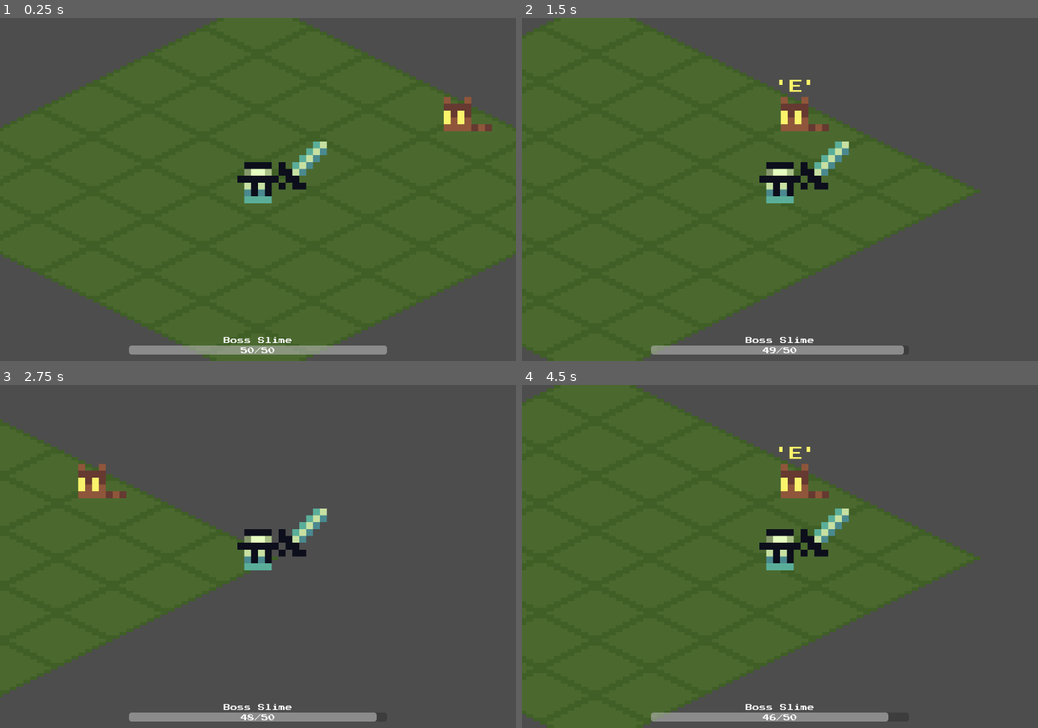
Above: before the commit, frames 1-4 (two rows, left to right).
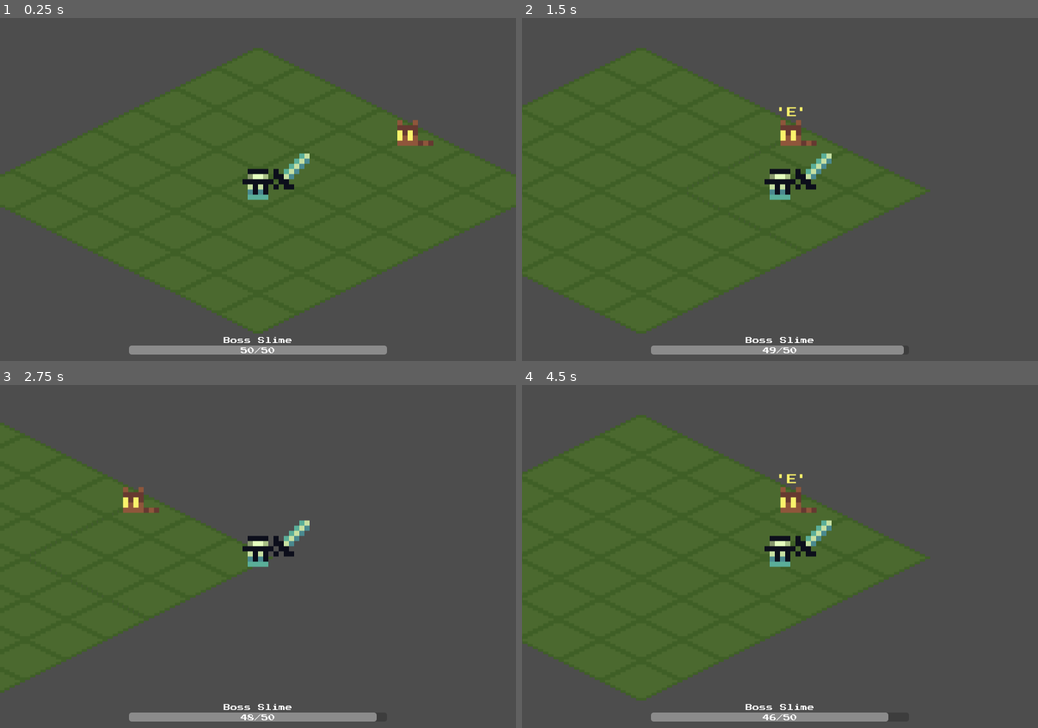
Above: after the commit, the same moments.

Repository: skyegrey/youtube-game
Game: Godot game, scene res://Scenes/main.tscn
The game is run twice, just before and just after one commit, with the same random seed, the same clock (stepped at 60 frames per second) and the same inputs.
Inputs (mouse positions are in pixels of both pictures, inside the frame that each line leads up to):
- Up to frame 1 (0.25 s): no input
- Up to frame 2 (1.5 s): tap Enter at 0.5 s; move the mouse to (893, 172) at 0.52 s; hold Right (ui_right) 0.53-1.25 s; click (893, 172) at 0.67 s; drag from (676, 206) to (800, 117) at 1.27 s
- Up to frame 3 (2.75 s): tap Space at 2 s; move the mouse to (309, 481) at 2.02 s; hold Right (ui_right) from 2.03 s (still down)
- Up to frame 4 (4.5 s): release Right (ui_right) at 2.75 s; drag from (754, 625) to (625, 505) at 2.77 s; tap Enter at 3.5 s; move the mouse to (934, 607) at 3.52 s; hold Left (ui_left) 3.53-4.25 s; drag from (625, 505) to (702, 470) at 4.27 s

The runs differ from the first frame. In frame 1, 27% of the frame differs, in the area x 0-100%, y 0-100%; in frame 2, 18%; in frame 3, 2.6%; in frame 4, 18%.

Commit message:
Added real slime king sprite

Diff:
--- a/godot/Scenes/main.tscn
+++ b/godot/Scenes/main.tscn
@@ -11,9 +11,8 @@
 [ext_resource type="Texture2D" uid="uid://ch64oes5c8guc" path="res://Assets/Items/proximity-bananas-fedora.png" id="4_6bp64"]
 [ext_resource type="Texture2D" uid="uid://clv4ir2h1nr27" path="res://Assets/UI/modal-background.png" id="5_6bp64"]
 [ext_resource type="Script" uid="uid://bqj3ryl6tvutp" path="res://Scripts/ui.gd" id="5_344ge"]
-[ext_resource type="Texture2D" uid="uid://bncew2w151hbk" path="res://Assets/SlimeBoss/jump.png" id="5_b3802"]
+[ext_resource type="Texture2D" uid="uid://bmvyq7r2yp3po" path="res://Assets/SlimeBoss/sprite-sheet-full.png" id="5_b3802"]
 [ext_resource type="Texture2D" uid="uid://bgkv2ibpodqlb" path="res://Assets/UI/grey_panel.png" id="5_kry3j"]
-[ext_resource type="Texture2D" uid="uid://xf7ohegfn540" path="res://Assets/SlimeBoss/stunned.png" id="6_fevyy"]
 [ext_resource type="AudioStream" uid="uid://bkk6r8swua1dq" path="res://Assets/sfx/UI Button 1.mp3" id="6_jkdf5"]
 [ext_resource type="Script" uid="uid://be0qyan071tri" path="res://Scripts/inventory_control.gd" id="7_ynf5e"]
 [ext_resource type="Texture2D" uid="uid://bq5eo010b34jk" path="res://Assets/character-sprite.png" id="10_d1ilt"]
@@ -31,73 +30,69 @@
 tile_size = Vector2i(32, 16)
 sources/1 = SubResource("TileSetAtlasSource_0xm2m")
 
+[sub_resource type="CircleShape2D" id="CircleShape2D_6iyac"]
+radius = 40.0
+
+[sub_resource type="AudioStreamRandomizer" id="AudioStreamRandomizer_wsu2k"]
+random_pitch = 1.5
+streams_count = 1
+stream_0/stream = ExtResource("6_jkdf5")
+
 [sub_resource type="AtlasTexture" id="AtlasTexture_k12tt"]
 atlas = ExtResource("3_wsu2k")
 region = Rect2(0, 0, 32, 32)
 
 [sub_resource type="AtlasTexture" id="AtlasTexture_fevyy"]
 atlas = ExtResource("5_b3802")
-region = Rect2(0, 0, 32, 48)
+region = Rect2(0, 0, 32, 64)
 
 [sub_resource type="AtlasTexture" id="AtlasTexture_hibaj"]
 atlas = ExtResource("5_b3802")
-region = Rect2(32, 0, 32, 48)
+region = Rect2(32, 0, 32, 64)
 
 [sub_resource type="AtlasTexture" id="AtlasTexture_pdsj5"]
 atlas = ExtResource("5_b3802")
-region = Rect2(64, 0, 32, 48)
+region = Rect2(64, 0, 32, 64)
 
 [sub_resource type="AtlasTexture" id="AtlasTexture_ee4r6"]
 atlas = ExtResource("5_b3802")
-region = Rect2(96, 0, 32, 48)
+region = Rect2(96, 0, 32, 64)
 
 [sub_resource type="AtlasTexture" id="AtlasTexture_gt3je"]
 atlas = ExtResource("5_b3802")
-region = Rect2(128, 0, 32, 48)
+region = Rect2(128, 0, 32, 64)
 
 [sub_resource type="AtlasTexture" id="AtlasTexture_3pmx8"]
 atlas = ExtResource("5_b3802")
-region = Rect2(160, 0, 32, 48)
+region = Rect2(160, 0, 32, 64)
 
 [sub_resource type="AtlasTexture" id="AtlasTexture_u50mg"]
 atlas = ExtResource("5_b3802")
-region = Rect2(192, 0, 32, 48)
+region = Rect2(192, 0, 32, 64)
 
 [sub_resource type="AtlasTexture" id="AtlasTexture_cbgmd"]
 atlas = ExtResource("5_b3802")
-region = Rect2(224, 0, 32, 48)
+region = Rect2(224, 0, 32, 64)
 
 [sub_resource type="AtlasTexture" id="AtlasTexture_1w6v2"]
 atlas = ExtResource("5_b3802")
-region = Rect2(256, 0, 32, 48)
+region = Rect2(256, 0, 32, 64)
 
 [sub_resource type="AtlasTexture" id="AtlasTexture_ueoa1"]
 atlas = ExtResource("5_b3802")
-region = Rect2(288, 0, 32, 48)
+region = Rect2(288, 0, 32, 64)
 
 [sub_resource type="AtlasTexture" id="AtlasTexture_6vcvc"]
 atlas = ExtResource("5_b3802")
-region = Rect2(320, 0, 32, 48)
+region = Rect2(320, 0, 32, 64)
 
 [sub_resource type="AtlasTexture" id="AtlasTexture_7k868"]
 atlas = ExtResource("5_b3802")
-region = Rect2(352, 0, 32, 48)
+region = Rect2(352, 0, 32, 64)
 
 [sub_resource type="AtlasTexture" id="AtlasTexture_hpc6h"]
-atlas = ExtResource("6_fevyy")
-region = Rect2(0, 0, 32, 32)
-
-[sub_resource type="AtlasTexture" id="AtlasTexture_kltya"]
-atlas = ExtResource("6_fevyy")
-region = Rect2(32, 0, 32, 32)
-
-[sub_resource type="AtlasTexture" id="AtlasTexture_e08e2"]
-atlas = ExtResource("6_fevyy")
-region = Rect2(64, 0, 32, 32)
-
-[sub_resource type="AtlasTexture" id="AtlasTexture_neg2b"]
-atlas = ExtResource("6_fevyy")
-region = Rect2(96, 0, 32, 32)
+atlas = ExtResource("5_b3802")
+region = Rect2(384, 0, 32, 64)
 
 [sub_resource type="SpriteFrames" id="SpriteFrames_h1bgf"]
 animations = [{
@@ -136,45 +131,28 @@
 }, {
 "duration": 1.0,
 "texture": SubResource("AtlasTexture_1w6v2")
-}, {
-"duration": 1.0,
-"texture": SubResource("AtlasTexture_ueoa1")
-}, {
-"duration": 1.0,
-"texture": SubResource("AtlasTexture_6vcvc")
-}, {
-"duration": 1.0,
-"texture": SubResource("AtlasTexture_7k868")
 }],
 "loop": true,
 "name": &"moving",
-"speed": 5.0
+"speed": 9.0
 }, {
 "frames": [{
 "duration": 1.0,
+"texture": SubResource("AtlasTexture_ueoa1")
+}, {
+"duration": 1.0,
+"texture": SubResource("AtlasTexture_6vcvc")
+}, {
+"duration": 1.0,
+"texture": SubResource("AtlasTexture_7k868")
+}, {
+"duration": 1.0,
 "texture": SubResource("AtlasTexture_hpc6h")
-}, {
-"duration": 1.0,
-"texture": SubResource("AtlasTexture_kltya")
-}, {
-"duration": 1.0,
-"texture": SubResource("AtlasTexture_e08e2")
-}, {
-"duration": 1.0,
-"texture": SubResource("AtlasTexture_neg2b")
 }],
-"loop": true,
+"loop": false,
 "name": &"stuned",
-"speed": 5.0
+"speed": 9.0
 }]
-
-[sub_resource type="CircleShape2D" id="CircleShape2D_6iyac"]
-radius = 40.0
-
-[sub_resource type="AudioStreamRandomizer" id="AudioStreamRandomizer_wsu2k"]
-random_pitch = 1.5
-streams_count = 1
-stream_0/stream = ExtResource("6_jkdf5")
 
 [sub_resource type="CircleShape2D" id="CircleShape2D_fdnlq"]
 radius = 16.0
@@ -183,29 +161,17 @@
 
 [node name="Main" type="Node2D"]
 process_mode = 1
+y_sort_enabled = true
 
 [node name="Inventory" type="Node" parent="."]
 unique_name_in_owner = true
 script = ExtResource("1_d1ilt")
 
 [node name="TileMapLayer" type="TileMapLayer" parent="."]
+z_index = -1
 scale = Vector2(2, 2)
 tile_map_data = PackedByteArray("AAD+/wAAAQAAAAAAAAD+////AQAAAAAAAAD/////AQAAAAAAAAAAAP//AQAAAAAAAAAAAAAAAQAAAAAAAAAAAA …(704 unchanged characters)…
 tile_set = SubResource("TileSet_h2yge")
-
-[node name="SlimeBoss" type="Node2D" parent="."]
-position = Vector2(80, -183)
-script = ExtResource("3_k12tt")
-
-[node name="AnimatedSprite2D" type="AnimatedSprite2D" parent="SlimeBoss"]
-scale = Vector2(2, 2)
-sprite_frames = SubResource("SpriteFrames_h1bgf")
-animation = &"moving"
-autoplay = "stuned"
-metadata/_edit_lock_ = true
-
-[node name="Timer" type="Timer" parent="SlimeBoss"]
-autostart = true
 
 [node name="RaccoonNPC" type="Node2D" parent="."]
 position = Vector2(120, -42)
@@ -268,7 +234,26 @@
 [node name="AudioStreamPlayer2D" type="AudioStreamPlayer2D" parent="RaccoonNPC"]
 stream = SubResource("AudioStreamRandomizer_wsu2k")
 
+[node name="SlimeBoss" type="Node2D" parent="."]
+y_sort_enabled = true
+position = Vector2(80, -183)
+script = ExtResource("3_k12tt")
+
+[node name="AnimatedSprite2D" type="AnimatedSprite2D" parent="SlimeBoss"]
+scale = Vector2(4, 4)
+sprite_frames = SubResource("SpriteFrames_h1bgf")
+animation = &"stuned"
+autoplay = "idle"
+frame = 3
+frame_progress = 1.0
+offset = Vector2(0, -19)
+metadata/_edit_lock_ = true
+
+[node name="Timer" type="Timer" parent="SlimeBoss"]
+autostart = true
+
 [node name="PlayerCharacter" type="CharacterBody2D" parent="."]
+y_sort_enabled = true
 collision_mask = 2
 script = ExtResource("2_kry3j")
 
@@ -279,13 +264,12 @@
 metadata/_edit_lock_ = true
 
 [node name="Helm" type="Sprite2D" parent="PlayerCharacter"]
-position = Vector2(0, -12)
 scale = Vector2(4, 4)
 texture = ExtResource("4_6bp64")
-offset = Vector2(0, 1)
+offset = Vector2(0, -2)
 
 [node name="Camera2D" type="Camera2D" parent="PlayerCharacter"]
-zoom = Vector2(4, 4)
+zoom = Vector2(3, 3)
 
 [node name="InteractablesDetectionArea" type="Area2D" parent="PlayerCharacter"]
 collision_mask = 2
--- a/godot/Scenes/slime_boss.gd
+++ b/godot/Scenes/slime_boss.gd
@@ -43,10 +43,9 @@
 	state = new_state
 	_update_animation(new_state)
 
-func _stun(stun_duration: float):
+func _stun():
 	_update_state(States.STUNNED)
-	var stun_timer = get_tree().create_timer(stun_duration)
-	stun_timer.timeout.connect(_update_state.bind(States.IDLE))
+	animated_sprite_2d.animation_finished.connect(_update_state.bind(States.IDLE), CONNECT_ONE_SHOT)
 
 func _process(delta):
 	if state == States.STUNNED:
@@ -62,6 +61,6 @@
 	match new_state:
 		States.MOVING:
 			animated_sprite_2d.play("moving")
-			animated_sprite_2d.animation_looped.connect(_stun.bind(2))
+			animated_sprite_2d.animation_looped.connect(_stun, CONNECT_ONE_SHOT)
 		States.STUNNED:
 			animated_sprite_2d.play("stuned")
Binary file added: godot/Assets/SlimeBoss/sprite-sheet-full.png
Not shown, added: godot/Assets/SlimeBoss/sprite-sheet-full.png.import
Not shown: 1 places in godot/Scenes/main.tscn that only renumber resources
